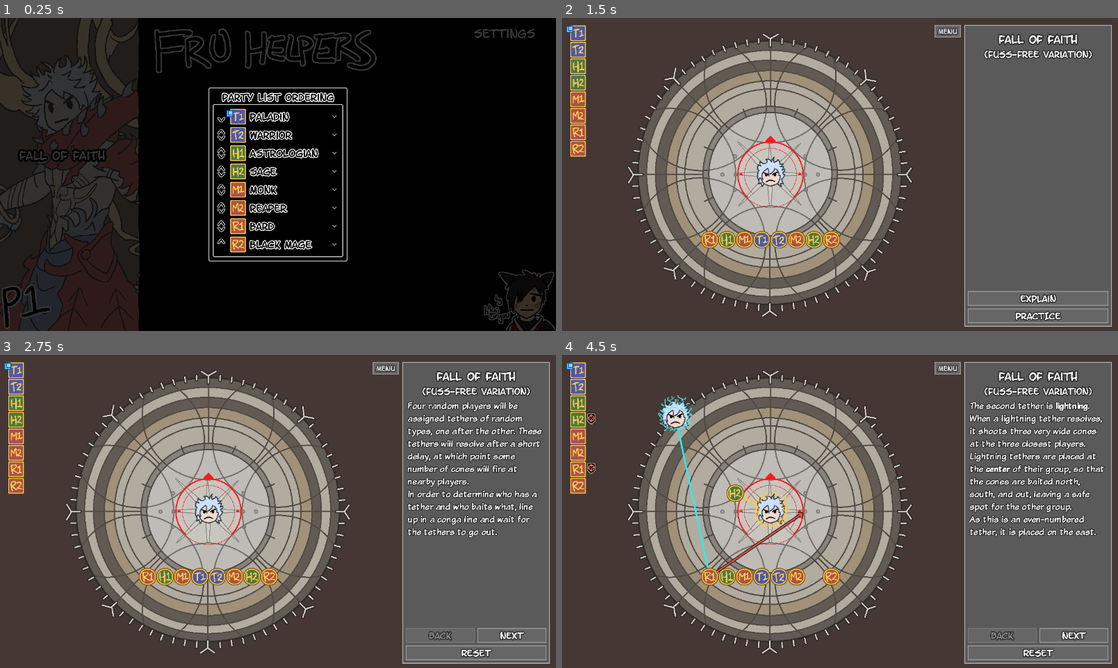
Above: before the commit, frames 1-4 (two rows, left to right).
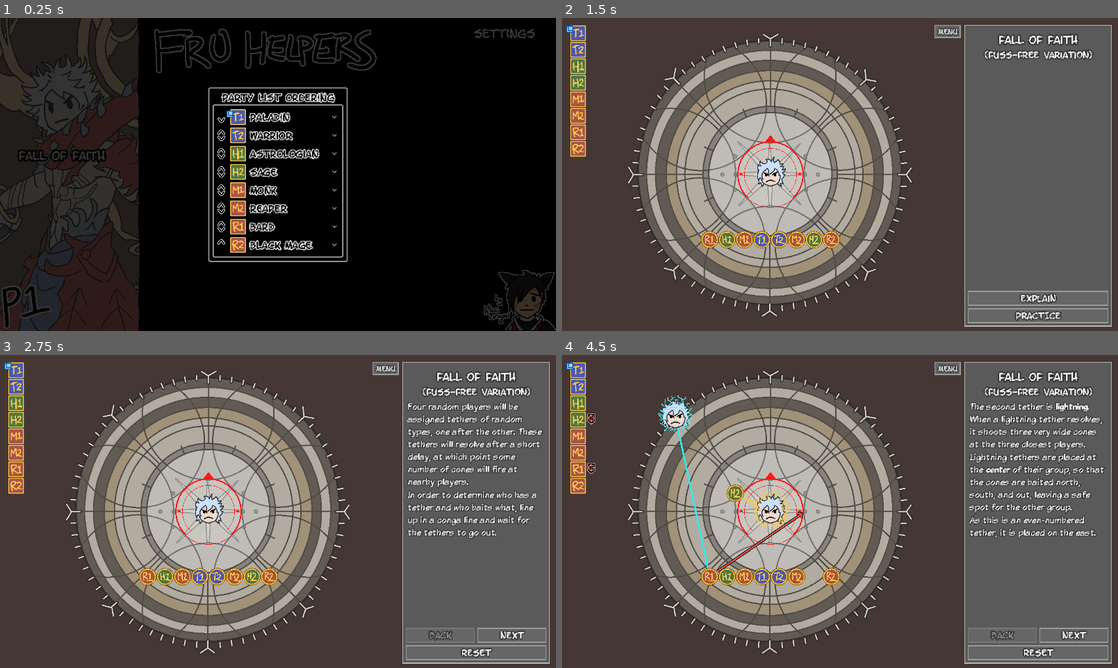
Above: after the commit, the same moments.

Repository: blastron/fru-helpers
Game: Godot game, scene res://main.tscn
Two runs of this game, one before a commit and one after it. Both use one fixed random seed, a clock stepped at 60 frames per second and the inputs below.
Inputs (mouse positions are in pixels of both pictures, inside the frame that each line leads up to):
- Up to frame 1 (0.25 s): no input
- Up to frame 2 (1.5 s): click "fall of faith" at 0.5 s; click "fall of faith" at 1.25 s
- Up to frame 3 (2.75 s): click "explain" at 2 s
- Up to frame 4 (4.5 s): click "NEXT" at 2.75 s; click "NEXT" at 3.5 s; move the mouse to (962, 495) at 4.27 s; click (962, 495) at 4.42 s

The runs differ from the first frame. In frame 1, 2.7% of the frame differs, in the area x 3-97%, y 3-78%; in frame 2, 1.7%; in frame 3, 4.7%; in frame 4, 5.2%, in the area x 1-99%, y 2-99%.

Commit message:
HD player tokens

Diff:
--- a/core/indicators/circle.gd
+++ b/core/indicators/circle.gd
@@ -32,7 +32,7 @@
 
 	# Determine the number of segments needed to smoothly draw the circle and the width of each segment.
 	var circumference: float = 2 * PI * _radius
-	var num_segments: int = min(16, ceil(circumference / 5.0))
+	var num_segments: int = max(16, ceil(circumference / 5.0))
 	var segment_arc_width: float = 2 * PI / num_segments
 
 	# Build the list of points.
--- a/core/tokens/player/player_token.gd
+++ b/core/tokens/player/player_token.gd
@@ -1,19 +1,85 @@
+@tool
+
 class_name PlayerToken extends Token
 
 
-@export var _highlight: Sprite2D
+@export var _background_container: Node2D:
+	get: return _background_container
+	set(value):
+		if _background_container != value:
+			_background_container = value
+			_create_polygons()
+
+@export var _radius: float:
+	get: return _radius
+	set(value):
+		_radius = value
+		_update_points()
+
+
+@export var _editor_role: PlayerData.Role:
+	get: return _editor_role
+	set(value):
+		_editor_role = value
+		_player_role_changed()
+
+
+@export var _editor_group: PlayerData.Group:
+	get: return _editor_group
+	set(value):
+		_editor_group = value
+		_player_role_changed()
+
+
+const _circle_segment_length: float = 3
+const _radius_jitter: float = 0.25
+
+
+@export_group("Ring")
+
+var _ring_outer: Polygon2D
+const _ring_outer_color: Color = Color(0.52, 0.36, 0)
+const _ring_outer_width: float = 1.5
+
+
+var _ring: Polygon2D
+const _ring_color: Color = Color(1.0, 0.79, 0.31)
+const _ring_width: float = 2
+
+
+var _ring_inner: Polygon2D
+const _ring_inner_color: Color = Color(0.72, 0.49, 0.07)
+const _ring_inner_width: float = 0.75
+
+
+@export_group("Background")
+
+
+var _fill: Polygon2D
+
+const _fill_color_tank: Color = Color(0.3, 0.35, 0.68)
+const _fill_color_tank_highlight: Color = Color(0.41568628, 0.4627451, 0.81960785)
+const _fill_color_healer: Color = Color(0.3, 0.47, 0.26)
+const _fill_color_healer_highlight: Color = Color(0.40784314, 0.6039216, 0.34509805)
+const _fill_color_dps: Color = Color(0.67, 0.32, 0.27)
+const _fill_color_dps_highlight: Color = Color(0.78431374, 0.3764706, 0.32156864)
+const _fill_color_unknown: Color = Color(0.5, 0.5, 0.5)
+const _fill_color_unknown_highlight: Color = Color(0.6, 0.6, 0.6)
 
 
 @export_group("Role Icons")
-@export var icon_job_t1: Texture2D
-@export var icon_job_t2: Texture2D
-@export var icon_job_h1: Texture2D
-@export var icon_job_h2: Texture2D
-@export var icon_job_m1: Texture2D
-@export var icon_job_m2: Texture2D
-@export var icon_job_r1: Texture2D
-@export var icon_job_r2: Texture2D
-@export var icon_job_unknown: Texture2D
+@export var _icon_role_t1: Texture2D
+@export var _icon_role_t2: Texture2D
+@export var _icon_role_h1: Texture2D
+@export var _icon_role_h2: Texture2D
+@export var _icon_role_m1: Texture2D
+@export var _icon_role_m2: Texture2D
+@export var _icon_role_r1: Texture2D
+@export var _icon_role_r2: Texture2D
+
+
+const _icon_color: Color = Color(1.0, 0.79, 0.31)
+const _icon_color_highlight: Color = Color(1.0, 0.85, 0.59)
 
 
 var player_data: PlayerData = null:
@@ -21,53 +87,163 @@
 	set(value):
 		if player_data != null:
 			# We are already associated with player data. Unsubscribe from that now.
-			player_data.role_changed.disconnect(self.player_role_changed)
+			player_data.role_changed.disconnect(self._player_role_changed)
 
 		player_data = value
-		player_data.role_changed.connect(self.player_role_changed)
-		player_role_changed()
+		player_data.role_changed.connect(self._player_role_changed)
+		_player_role_changed()
+
+
+var _role: PlayerData.Role:
+	get:
+		if Engine.is_editor_hint(): return PlayerData.simplify_detailed_role(_editor_role)
+		elif player_data: return player_data.role
+		else: return PlayerData.Role.NONE
+
+
+var _group: PlayerData.Group:
+	get:
+		if Engine.is_editor_hint(): return _editor_group
+		elif player_data: return player_data.group
+		else: return PlayerData.Group.GROUP_ONE
 
 
 var input_highlight: bool = false:
 	get: return input_highlight
 	set(value):
 		input_highlight = value
-		if _highlight: _highlight.visible = value
-
-
-func player_role_changed():
-	match player_data.role:
-		PlayerData.Role.TANK:
-			match player_data.group:
-				PlayerData.Group.GROUP_ONE:
-					self.name = "player_T1"
-					self.icon.texture = icon_job_t1
-				PlayerData.Group.GROUP_TWO:
-					self.name = "player_T2"
-					self.icon.texture = icon_job_t2
-		PlayerData.Role.HEALER:
-			match player_data.group:
-				PlayerData.Group.GROUP_ONE:
-					self.name = "player_H1"
-					self.icon.texture = icon_job_h1
-				PlayerData.Group.GROUP_TWO:
-					self.name = "player_H2"
-					self.icon.texture = icon_job_h2
-		PlayerData.Role.MELEE:
-			match player_data.group:
-				PlayerData.Group.GROUP_ONE:
-					self.name = "player_M1"
-					self.icon.texture = icon_job_m1
-				PlayerData.Group.GROUP_TWO:
-					self.name = "player_M2"
-					self.icon.texture = icon_job_m2
-		PlayerData.Role.RANGED:
-			match player_data.group:
-				PlayerData.Group.GROUP_ONE:
-					self.name = "player_R1"
-					self.icon.texture = icon_job_r1
-				PlayerData.Group.GROUP_TWO:
-					self.name = "player_R2"
-					self.icon.texture = icon_job_r2
-		_:
-			self.icon.texture = icon_job_unknown
+		_update_colors()
+
+
+func _init() -> void:
+	print("haha")
+
+	# Create background shapes.
+	if _background_container:
+		_create_polygons()
+
+
+func _create_polygons() -> void:
+	print("hahaha")
+	_ring_outer = Polygon2D.new()
+	_ring = Polygon2D.new()
+	_ring_inner = Polygon2D.new()
+	_fill = Polygon2D.new()
+
+	_background_container.add_child(_ring_outer)
+	_background_container.add_child(_ring)
+	_background_container.add_child(_ring_inner)
+	_background_container.add_child(_fill)
+
+	_update_points()
+	_update_colors()
+
+
+func _update_points() -> void:
+	if _background_container:
+		var current_radius: float = _radius
+		_build_circle(current_radius, _ring_outer)
+		current_radius -= _ring_outer_width
+
+		_build_circle(current_radius, _ring)
+		current_radius -= _ring_width
+
+		_build_circle(current_radius, _ring_inner)
+		current_radius -= _ring_inner_width
+
+		_build_circle(current_radius, _fill)
+
+
+func _build_circle(radius: float, circle: Polygon2D) -> void:
+	if radius <= 0:
+		circle.set_polygon([])
+		return
+
+	# Determine the number of segments needed to smoothly draw the circle and the width of each segment.
+	var circumference: float = 2 * PI * radius
+	var num_segments: int = max(16, ceil(circumference / _circle_segment_length))
+	var segment_arc_width: float = 2 * PI / num_segments
+
+	# Get the minimum and maximum radius for the random factor.
+	var rng = RandomNumberGenerator.new()
+	var min_radius: float = radius - _radius_jitter
+	var max_radius: float = radius + _radius_jitter
+	var current_radius: float = radius
+
+	# Build the list of points.
+	var points: Array[Vector2]
+	var current_angle: float = 0
+	for count in num_segments:
+		# Add a little bit of jitter to the radius, for the sake of charm, limiting the amount of jitter on a per-
+		#   segment radius to the actual jitter amount.
+		current_radius = rng.randf_range(max(min_radius, current_radius - _radius_jitter),
+			min(max_radius, current_radius + _radius_jitter))
+
+		var x: float = sin(current_angle) * current_radius
+		var y: float = -cos(current_angle) * current_radius
+		points.append(Vector2(x, y))
+
+		current_angle += segment_arc_width
+
+	circle.set_polygon(points)
+
+
+func _update_colors() -> void:
+	if _background_container:
+		_ring_outer.color = _ring_outer_color
+		_ring.color = _ring_color
+		_ring_inner.color = _ring_inner_color
+
+		match _role:
+			PlayerData.Role.TANK:
+				_fill.color = _fill_color_tank if not input_highlight else _fill_color_tank_highlight
+			PlayerData.Role.HEALER:
+				_fill.color = _fill_color_healer if not input_highlight else _fill_color_healer_highlight
+			PlayerData.Role.MELEE, PlayerData.Role.RANGED:
+				_fill.color = _fill_color_dps if not input_highlight else _fill_color_dps_highlight
+			_:
+				_fill.color = _fill_color_unknown if not input_highlight else _fill_color_unknown_highlight
+
+	if icon:
+		icon.self_modulate = _icon_color if not input_highlight else _icon_color_highlight
+
+
+func _player_role_changed():
+	if icon:
+		match _role:
+			PlayerData.Role.TANK:
+				match _group:
+					PlayerData.Group.GROUP_ONE:
+						name = "player_T1"
+						icon.texture = _icon_role_t1
+					PlayerData.Group.GROUP_TWO:
+						name = "player_T2"
+						icon.texture = _icon_role_t2
+			PlayerData.Role.HEALER:
+				match _group:
+					PlayerData.Group.GROUP_ONE:
+						name = "player_H1"
+						icon.texture = _icon_role_h1
+					PlayerData.Group.GROUP_TWO:
+						name = "player_H2"
+						icon.texture = _icon_role_h2
+			PlayerData.Role.MELEE:
+				match _group:
+					PlayerData.Group.GROUP_ONE:
+						name = "player_M1"
+						icon.texture = _icon_role_m1
+					PlayerData.Group.GROUP_TWO:
+						name = "player_M2"
+						icon.texture = _icon_role_m2
+			PlayerData.Role.RANGED:
+				match _group:
+					PlayerData.Group.GROUP_ONE:
+						name = "player_R1"
+						icon.texture = _icon_role_r1
+					PlayerData.Group.GROUP_TWO:
+						name = "player_R2"
+						icon.texture = _icon_role_r2
+			_:
+				icon.texture = null
+
+	_update_colors()
--- a/core/tokens/player/player_token.tscn
+++ b/core/tokens/player/player_token.tscn
@@ -1,34 +1,33 @@
-[gd_scene load_steps=12 format=3 uid="uid://kiocqomkwe8n"]
+[gd_scene load_steps=10 format=3 uid="uid://kiocqomkwe8n"]
 
 [ext_resource type="Script" path="res://core/tokens/player/player_token.gd" id="1_6gl54"]
-[ext_resource type="Texture2D" uid="uid://b3x81hn5v0x5" path="res://core/tokens/player/player_t1.png" id="2_n0ghk"]
-[ext_resource type="Texture2D" uid="uid://clf0tmy5dvdr1" path="res://core/tokens/player/player_t2.png" id="3_8tmq6"]
-[ext_resource type="Texture2D" uid="uid://dvkc2unhgiekr" path="res://core/tokens/player/player_h1.png" id="4_tforj"]
-[ext_resource type="Texture2D" uid="uid://bo2njorvimkos" path="res://core/tokens/player/player_h2.png" id="5_u62p5"]
-[ext_resource type="Texture2D" uid="uid://dybjjp4pjyyot" path="res://core/tokens/player/player_m1.png" id="6_uho10"]
-[ext_resource type="Texture2D" uid="uid://dnib6roddsask" path="res://core/tokens/player/player_m2.png" id="7_te8q7"]
-[ext_resource type="Texture2D" uid="uid://c7xyenafi4s4l" path="res://core/tokens/player/player_r1.png" id="8_lpqul"]
-[ext_resource type="Texture2D" uid="uid://bdps5r6f2exmr" path="res://core/tokens/player/player_r2.png" id="9_87yvu"]
-[ext_resource type="Texture2D" uid="uid://fxlgp50xad7x" path="res://core/tokens/player/player_generic.png" id="10_vscjq"]
-[ext_resource type="Texture2D" uid="uid://cjbdceg33bgk" path="res://core/tokens/player/player_highlight.png" id="11_putux"]
+[ext_resource type="Texture2D" uid="uid://rq2dmwolrhvw" path="res://ui/players/roles/t1.png" id="2_8d2q0"]
+[ext_resource type="Texture2D" uid="uid://qmgem80rq6w7" path="res://ui/players/roles/t2.png" id="3_22q0n"]
+[ext_resource type="Texture2D" uid="uid://mavhdki1im5i" path="res://ui/players/roles/h1.png" id="4_ft8g8"]
+[ext_resource type="Texture2D" uid="uid://cf103pahwq70t" path="res://ui/players/roles/h2.png" id="5_dge54"]
+[ext_resource type="Texture2D" uid="uid://bfctbc86oml4b" path="res://ui/players/roles/m1.png" id="6_epynl"]
+[ext_resource type="Texture2D" uid="uid://snn8ph4b1n23" path="res://ui/players/roles/m2.png" id="7_rybwt"]
+[ext_resource type="Texture2D" uid="uid://csl7433yh6kjl" path="res://ui/players/roles/r1.png" id="8_3hbeh"]
+[ext_resource type="Texture2D" uid="uid://cvd5j5lotybvm" path="res://ui/players/roles/r2.png" id="9_nlgs8"]
 
-[node name="PlayerToken" type="Node2D" node_paths=PackedStringArray("_highlight", "icon")]
+[node name="player_T1" type="Node2D" node_paths=PackedStringArray("_background_container", "icon")]
 script = ExtResource("1_6gl54")
-_highlight = NodePath("highlight")
-icon_job_t1 = ExtResource("2_n0ghk")
-icon_job_t2 = ExtResource("3_8tmq6")
-icon_job_h1 = ExtResource("4_tforj")
-icon_job_h2 = ExtResource("5_u62p5")
-icon_job_m1 = ExtResource("6_uho10")
-icon_job_m2 = ExtResource("7_te8q7")
-icon_job_r1 = ExtResource("8_lpqul")
-icon_job_r2 = ExtResource("9_87yvu")
-icon_job_unknown = ExtResource("10_vscjq")
+_background_container = NodePath("background")
+_radius = 20.0
+_editor_role = 1
+_icon_role_t1 = ExtResource("2_8d2q0")
+_icon_role_t2 = ExtResource("3_22q0n")
+_icon_role_h1 = ExtResource("4_ft8g8")
+_icon_role_h2 = ExtResource("5_dge54")
+_icon_role_m1 = ExtResource("6_epynl")
+_icon_role_m2 = ExtResource("7_rybwt")
+_icon_role_r1 = ExtResource("8_3hbeh")
+_icon_role_r2 = ExtResource("9_nlgs8")
 icon = NodePath("icon")
 
+[node name="background" type="Node2D" parent="."]
+
 [node name="icon" type="Sprite2D" parent="."]
-texture = ExtResource("10_vscjq")
-
-[node name="highlight" type="Sprite2D" parent="."]
-visible = false
-texture = ExtResource("11_putux")
+self_modulate = Color(1, 0.79, 0.31, 1)
+scale = Vector2(0.21, 0.21)
+texture = ExtResource("2_8d2q0")
--- a/project.godot
+++ b/project.godot
@@ -33,8 +33,7 @@
 
 window/size/viewport_width=1280
 window/size/viewport_height=720
-window/size/resizable=false
-window/stretch/mode="viewport"
+window/stretch/mode="canvas_items"
 window/dpi/allow_hidpi=false
 
 [gui]
Binary file added: ui/players/roles/h1.png
Not shown, added: ui/players/roles/h1.png.import
Binary file added: ui/players/roles/h2.png
Not shown, added: ui/players/roles/h2.png.import
Binary file added: ui/players/roles/m1.png
Not shown, added: ui/players/roles/m1.png.import
Binary file added: ui/players/roles/m2.png
Not shown, added: ui/players/roles/m2.png.import
Binary file added: ui/players/roles/r1.png
Not shown, added: ui/players/roles/r1.png.import
Binary file added: ui/players/roles/r2.png
Not shown, added: ui/players/roles/r2.png.import
(and 5 more such lines)
